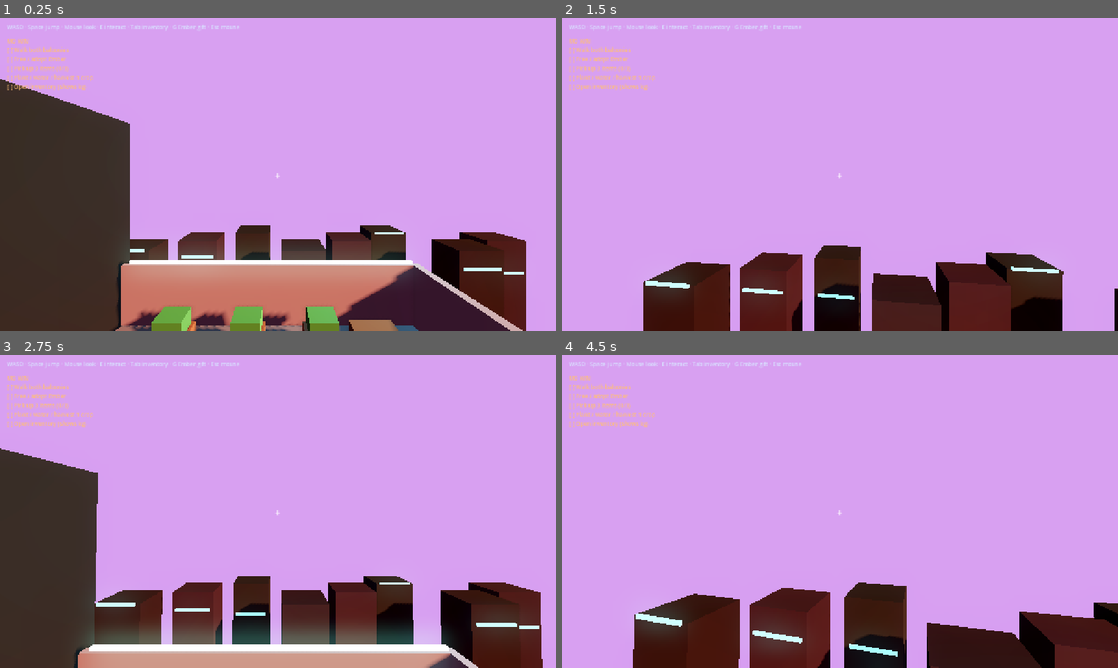
Above: before the commit, frames 1-4 (two rows, left to right).
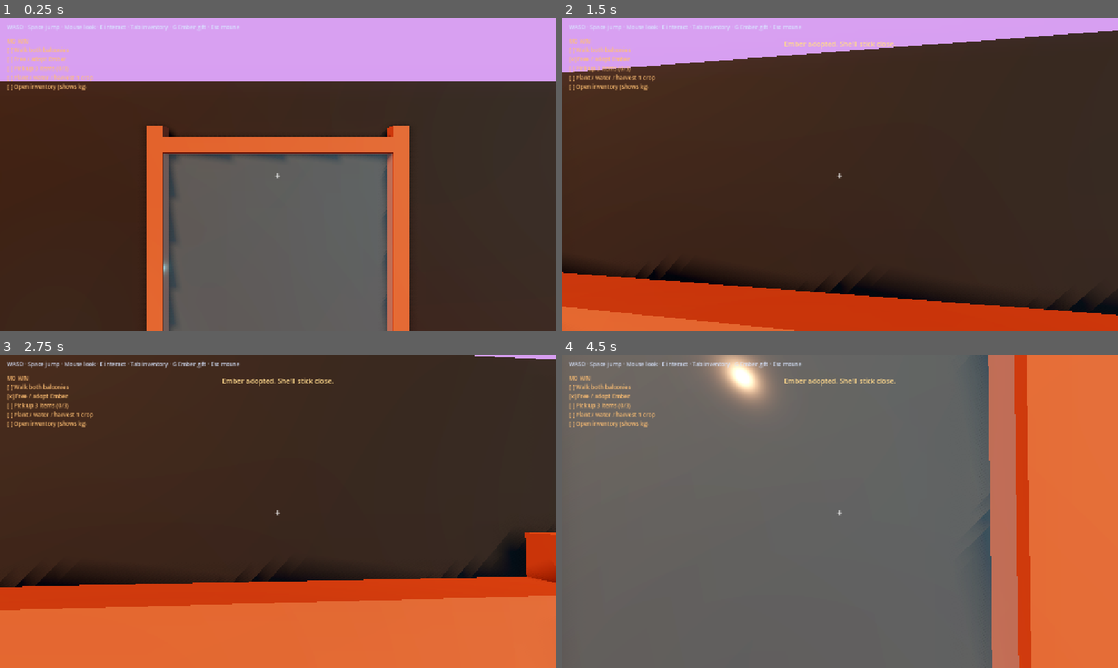
Above: after the commit, the same moments.

Repository: SpaceKitti/Studio
Game: Godot game, scene res://scenes/main.tscn
Same seed, same stepped clock (60 frames per second), same inputs: the game is played once before the commit and once after it.
Inputs (mouse positions are in pixels of both pictures, inside the frame that each line leads up to):
- Up to frame 1 (0.25 s): no input
- Up to frame 2 (1.5 s): tap Enter at 0.5 s; move the mouse to (867, 174) at 0.52 s; hold W (move_forward) from 0.53 s (still down); tap Space (jump) at 0.6, 0.77, 1.07 s; click (867, 174) at 0.67 s; move the mouse to (812, 174) at 1.27 s; tap E (interact) at 1.35 s
- Up to frame 3 (2.75 s): keep holding W (move_forward); tap Space (jump) at 1.52, 1.55, 1.82, 2.3 s; move the mouse to (289, 505) at 2.02 s; tap Tab at 2.1 s
- Up to frame 4 (4.5 s): keep holding W (move_forward); move the mouse to (834, 517) at 2.77 s; tap I at 2.85 s; click (834, 517) at 2.92 s; tap Space (jump) at 3.02, 3.05, 3.32, 3.77, 3.8, 4.07 s; move the mouse to (878, 514) at 3.52 s; tap G at 3.6 s; move the mouse to (795, 508) at 4.27 s; tap H at 4.35 s

The runs differ from the first frame. In frame 1, 58% of the frame differs, in the area x 0-100%, y 19-100%; in frame 2, 85%; in frame 3, 93%; in frame 4, 100%, in the area x 0-100%, y 0-100%.

Commit message:
fix(M0): Ember gap hop + spawn on home balcony

Diff:
--- a/slice1/scenes/main.tscn
+++ b/slice1/scenes/main.tscn
@@ -14,7 +14,7 @@
 script = ExtResource("1_level")
 
 [node name="Player" type="CharacterBody3D" parent="."]
-transform = Transform3D(1, 0, 0, 0, 1, 0, 0, 0, 1, 2.2, 1.0, 0.5)
+transform = Transform3D(0, 0, 1, 0, 1, 0, -1, 0, 0, 2.0, 1.0, 0.0)
 collision_layer = 2
 collision_mask = 1
 floor_snap_length = 0.2
--- a/slice1/scripts/ember.gd
+++ b/slice1/scripts/ember.gd
@@ -4,9 +4,14 @@
 var adopted: bool = false
 var _follow_target: Node3D = null
 var _gift_ready: bool = true
+var _gap_toast_shown: bool = false
 
 const FOLLOW_SPEED := 2.8
 const FOLLOW_STOP := 1.4
+const GAP_HOP_DIST := 4.5
+const HOME_SIDE_MAX_X := 5.0
+const NEIGHBOR_SIDE_MIN_X := 6.5
+const HOP_OFFSET := 1.2
 
 func _ready() -> void:
 	# Start locked behind glass (kinematic idle)
@@ -25,6 +30,11 @@
 	if not adopted or _follow_target == null:
 		velocity = Vector3.ZERO
 		return
+
+	if _needs_gap_hop():
+		_hop_to_player()
+		return
+
 	var to := _follow_target.global_position - global_position
 	to.y = 0.0
 	var dist := to.length()
@@ -44,6 +54,38 @@
 		velocity.y = 0.0
 	move_and_slide()
 
+func _needs_gap_hop() -> bool:
+	var px := _follow_target.global_position.x
+	var ex := global_position.x
+	var to := _follow_target.global_position - global_position
+	to.y = 0.0
+	if to.length() > GAP_HOP_DIST:
+		return true
+	# Different sides of the jump gap
+	if ex < HOME_SIDE_MAX_X and px > NEIGHBOR_SIDE_MIN_X:
+		return true
+	if px < HOME_SIDE_MAX_X and ex > NEIGHBOR_SIDE_MIN_X:
+		return true
+	return false
+
+func _hop_to_player() -> void:
+	var p := _follow_target.global_position
+	# Offset ~1.2m behind/beside on same balcony
+	var dest := Vector3(p.x - HOP_OFFSET * 0.7, 0.2, p.z + HOP_OFFSET * 0.7)
+	# Keep Ember on the same balcony slab as the player
+	if p.x > NEIGHBOR_SIDE_MIN_X:
+		dest.x = clampf(dest.x, 6.8, 10.6)
+	else:
+		dest.x = clampf(dest.x, 0.4, 3.9)
+	dest.z = clampf(dest.z, -2.4, 2.4)
+	global_position = dest
+	velocity = Vector3.ZERO
+	if not _gap_toast_shown:
+		_gap_toast_shown = true
+		var hud := get_tree().get_first_node_in_group("hud")
+		if hud and hud.has_method("toast"):
+			hud.toast("Ember hops the gap.")
+
 func drop_gift() -> String:
 	if not adopted:
 		return "Ember isn't free yet."
